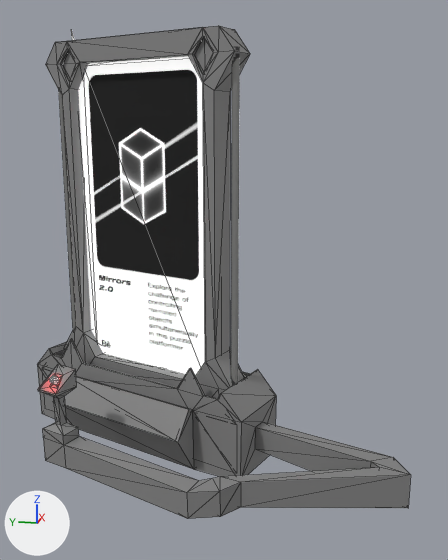
Renders of the glTF model public/Models/ProjectScreens/ProjectScreenR3.glb from each side of a commit.
Rendered twice from a camera (50 mm lens) standing at (-58.0, -75.6, 30.5) and looking at (-0.8, -64.1, 16.2). Arrows for +X, +Y and +Z are at lower left; the lights stay in place. Mesh edges are drawn as thin lines. Vertices at the same position are counted once.

Names of what the first picture shows: 'Screen.005'.
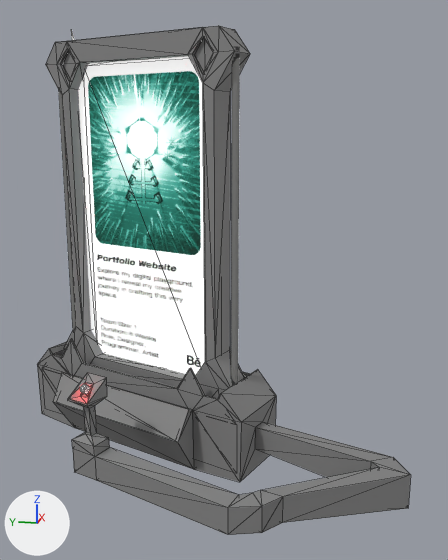
Pixel boxes [x1, y1, x2, y2] of what changed, in the pictures (448 x 560 px; the box of a moved part takes in the faces that stretch with it):
'Screen.005', surface changed, reshaped
    before: [37, 26, 411, 519]
    after: [37, 26, 411, 535]
part 1 of me_cube_016, moved or reshaped
    before: [38, 365, 411, 519]
    after: [68, 373, 411, 535]

Edits to the bpy script that builds the scene:
```text
Add img_portfoliowebsite_min:
    img_portfoliowebsite_min = load_image('portfoliowebsite-min', '_unpacked/portfoliowebsite-min', 393, 852, 'sRGB')
Change mat_ds_artworks_006:
    where n0 = _N.new('ShaderNodeBsdfPrincipled'); n0.name = 'Principled BSDF'
    n0.inputs[28].default_value: 0.7 -> 0.6  # 'Emission Strength'
    where n2 = _N.new('ShaderNodeTexImage'); n2.name = 'Image Texture'
    n2.image: img_mirrors_min -> img_portfoliowebsite_min
    where n3 = _N.new('ShaderNodeTexImage'); n3.name = 'Image Texture.001'
    n3.image: img_mirrors_min -> img_portfoliowebsite_min
Change me_cube_016:
    where me_cube_016.from_pydata(...)  # 402 vertices, 786 faces; spans x -1.81..0.94, y -2.78..1.35, z -0.73..1.01
    used by ob_screen_005; location = (3.9, -55.37, 14.91); rotation_euler = (0.0, 3.142, 1.205), in degrees (0, 180, 69); scale = (-16.0, -4.83, -25.4)
    me_cube_016 part 1: all 72 vertices in x -1.06..0.23, y -2.78..-2.02, z -0.65..-0.28 are moved by (-0.25, 0.0, 0.0)
```
